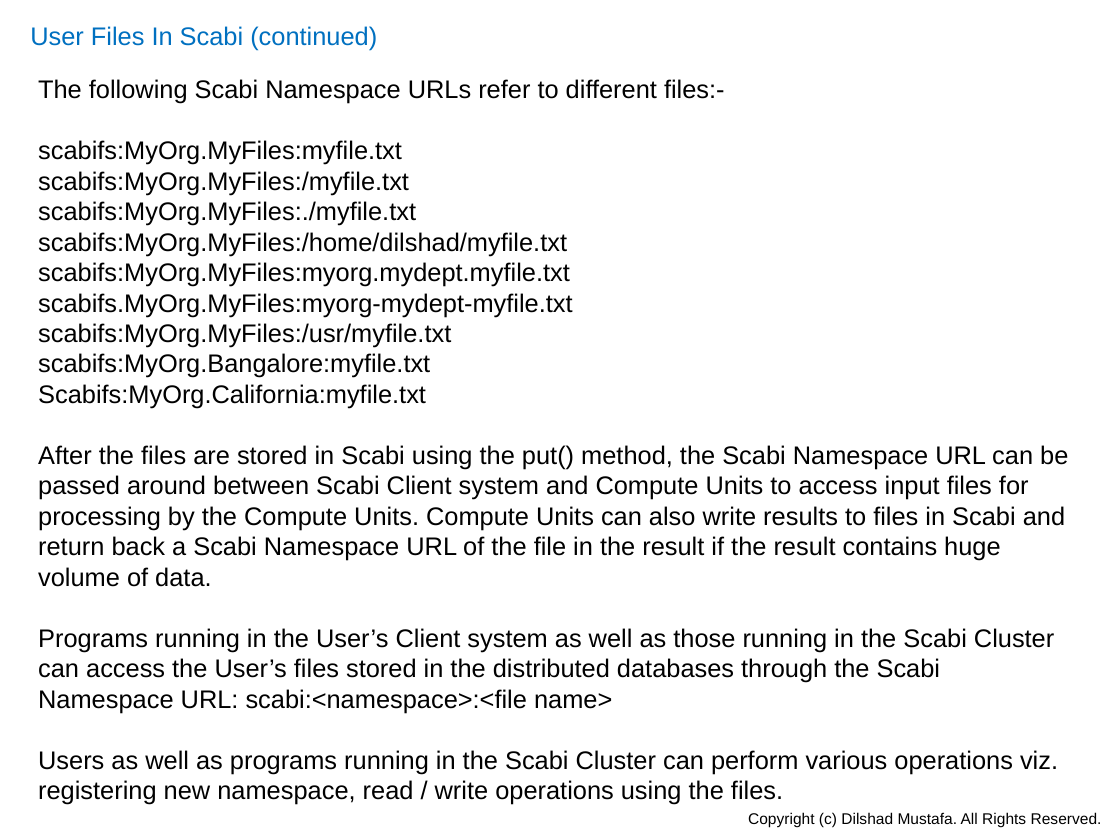
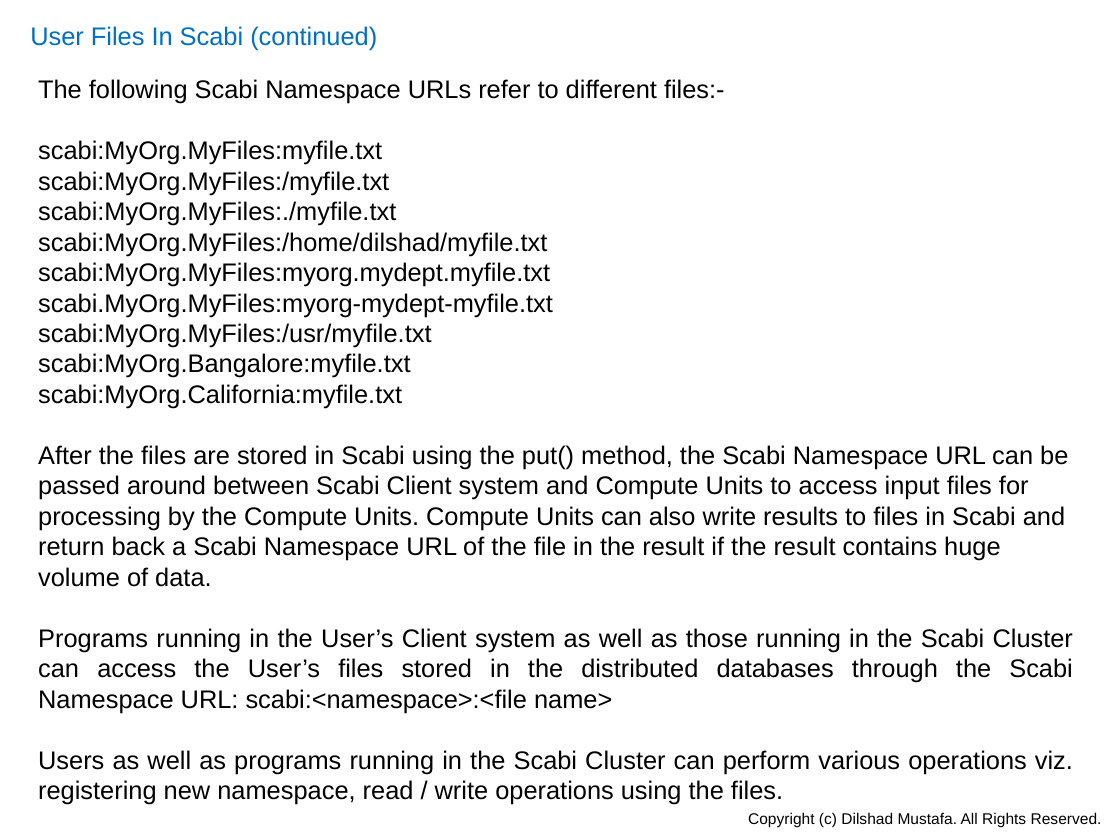
Before and after one commit to dilshadmustafa/scabi, a slide deck: slide 33 of Documentation/Scabi.pptx (slide 32 before the commit). Drawn at 1120x840 pixels with LibreOffice and Linux fonts; fonts in the diff are those of the drawing. Boxes give left, top, right and bottom in pixels: in the first picture for what was removed or moved away, otherwise in the second. Text is boxed around its words. In the diff, an @@ line names an element or a change of style, - is before the commit and + after.

```diff
--- a/Documentation/Scabi.pptx
+++ b/Documentation/Scabi.pptx
@@ text at [38, 140, 553, 408]: text changed @@
-scabifs:MyOrg.MyFiles:myfile.txt
-scabifs:MyOrg.MyFiles:/myfile.txt
-scabifs:MyOrg.MyFiles:./myfile.txt
-scabifs:MyOrg.MyFiles:/home/dilshad/myfile.txt
-scabifs:MyOrg.MyFiles:myorg.mydept.myfile.txt
-scabifs.MyOrg.MyFiles:myorg-mydept-myfile.txt
-scabifs:MyOrg.MyFiles:/usr/myfile.txt
-scabifs:MyOrg.Bangalore:myfile.txt
-Scabifs:MyOrg.California:myfile.txt
+scabi:MyOrg.MyFiles:myfile.txt
+scabi:MyOrg.MyFiles:/myfile.txt
+scabi:MyOrg.MyFiles:./myfile.txt
+scabi:MyOrg.MyFiles:/home/dilshad/myfile.txt
+scabi:MyOrg.MyFiles:myorg.mydept.myfile.txt
+scabi.MyOrg.MyFiles:myorg-mydept-myfile.txt
+scabi:MyOrg.MyFiles:/usr/myfile.txt
+scabi:MyOrg.Bangalore:myfile.txt
+scabi:MyOrg.California:myfile.txt
@@ text at [38, 445, 1073, 805]: alignment left to justified @@
```
Also in this commit, not shown: 36 other slides changed, 7 slides added.
